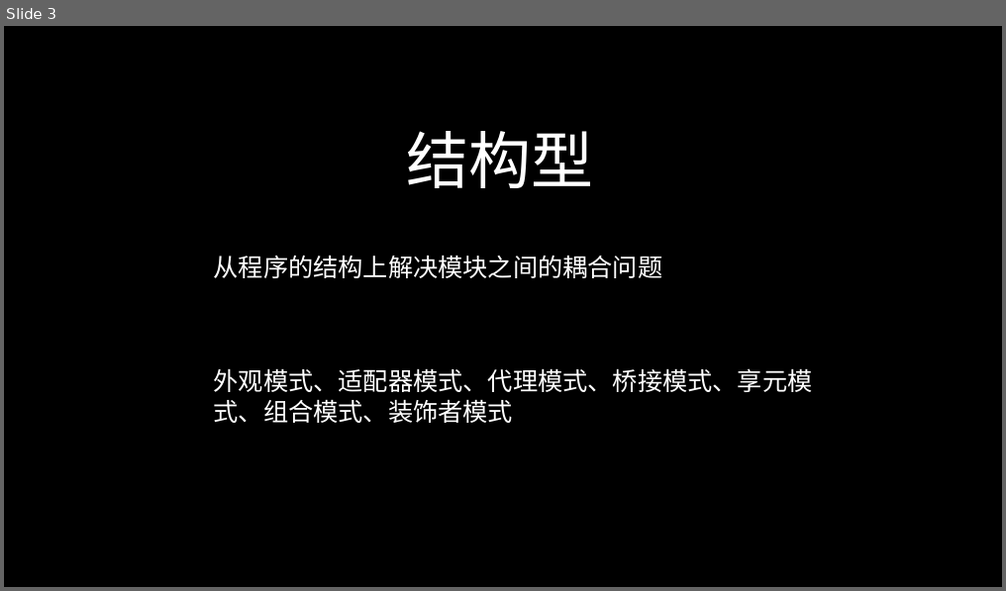
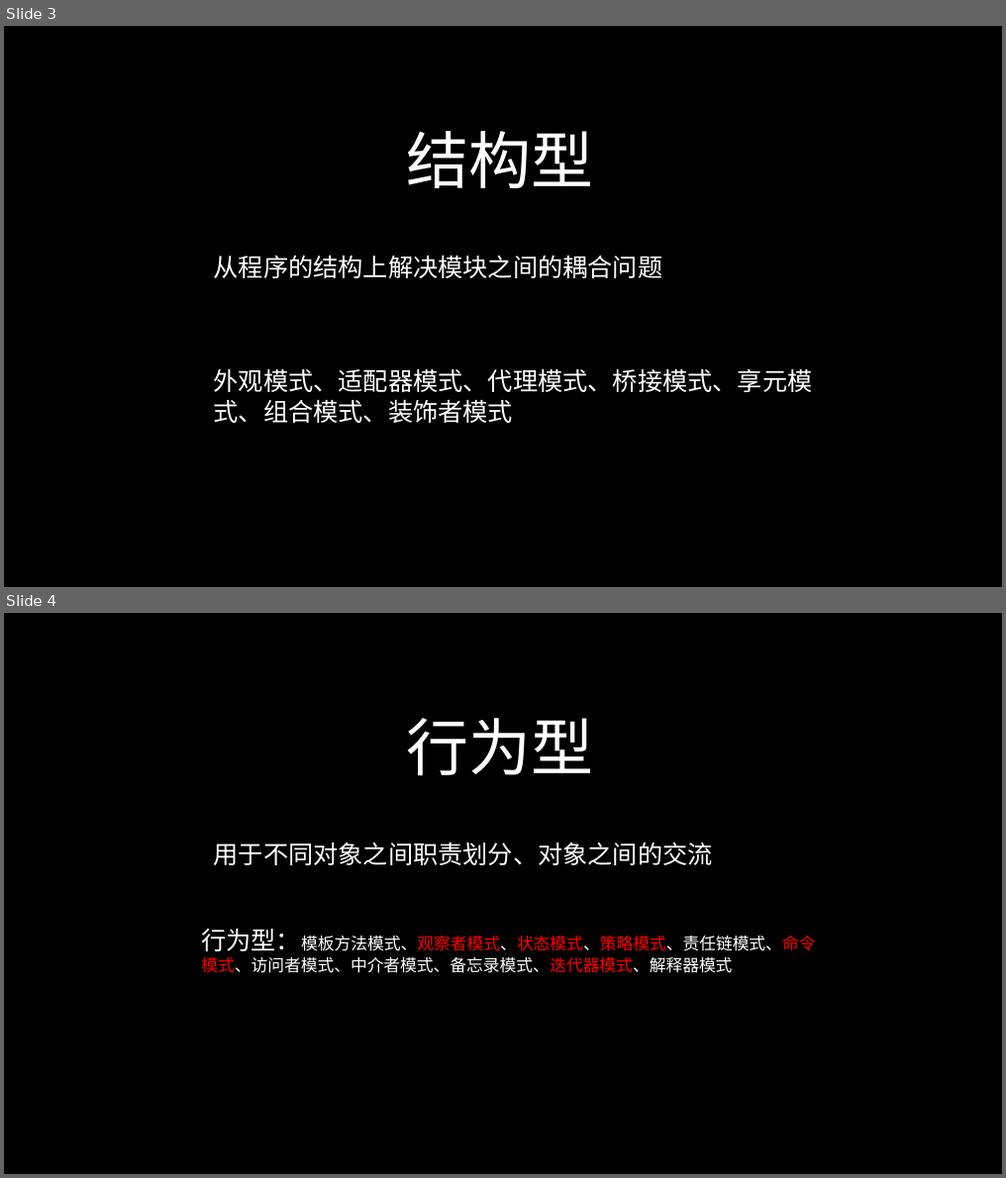
Before and after one commit to 643364103/design, a slide deck: designpattern/ppt/设计模式（四）.pptx. Shown one above the other, each under a label of ours: slide 3 before the commit, slides 3 and 4 after it. The pictures are 1006x591 and 1006x1178 pixels, drawn with LibreOffice and Linux fonts; fonts in the diff are those of the drawing. Boxes give left, top, right and bottom in pixels: in the first picture for what was removed or moved away, otherwise in the second. Text is boxed around its words. In the diff, an @@ line names an element or a change of style, - is before the commit and + after.

```diff
--- a/designpattern/ppt/设计模式（四）.pptx
+++ b/designpattern/ppt/设计模式（四）.pptx
@@ slide 4 added at (4,613,1002,1174), background #000000 @@
@@ text added at (407,718,594,776), 60 pt, text #FFFFFF @@
+行为型
@@ text added at (214,842,713,865), 24 pt, text #FFFFFF @@
+用于不同对象之间职责划分、对象之间的交流
@@ text added at (201,929,815,973), 16 pt, text #FFFFFF @@
+行为型：模板方法模式、观察者模式、状态模式、策略模式、责任链模式、命令模式、访问者模式、中介者模式、备忘录模式、迭代器模式、解释器模式
```
Also in this commit, not shown: 2 slides changed, 1 other slide added, 3 slides removed, 2 other files.
